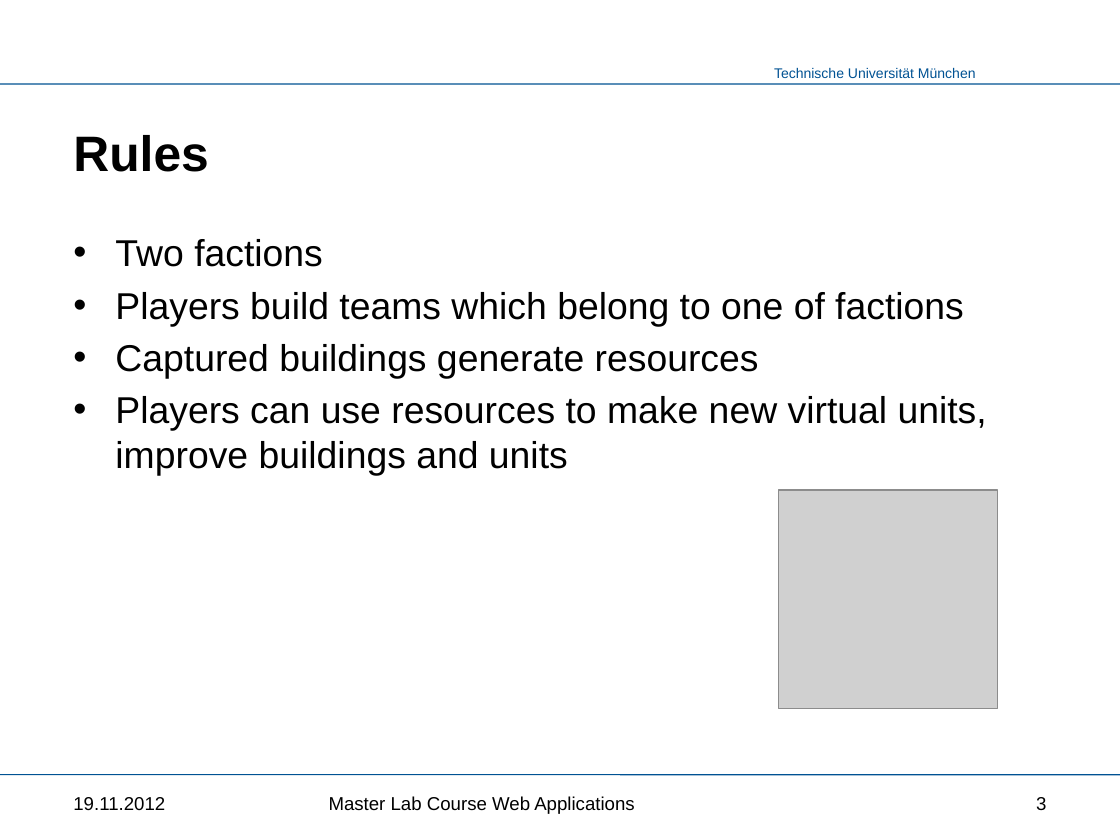
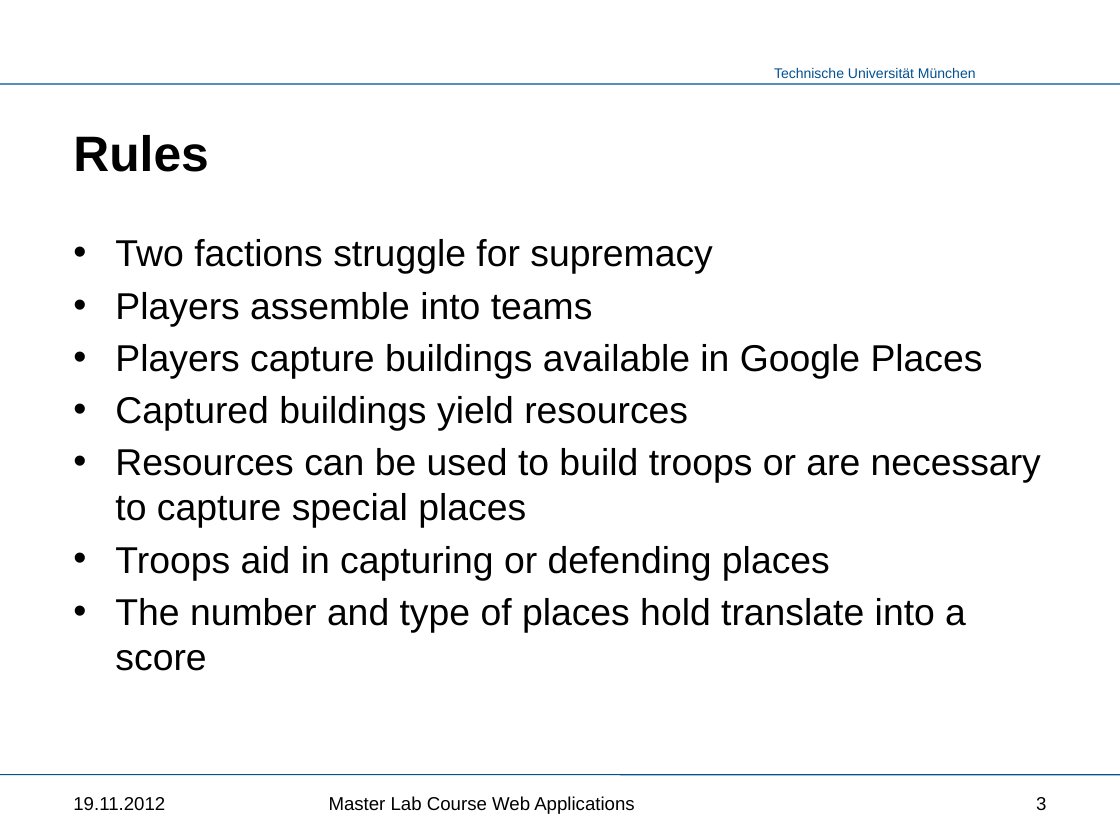
Before and after one commit to kneczaj/pi-puppids, a slide deck: slide 3 of docs/group4_project_presentation.pptx. Drawn at 1120x840 pixels with LibreOffice and Linux fonts; fonts in the diff are those of the drawing; grey boxes stand for pictures; background and template pictures are left out. Boxes give left, top, right and bottom in pixels: in the first picture for what was removed or moved away, otherwise in the second. Text is boxed around its words. In the diff, an @@ line names an element or a change of style, - is before the commit and + after.

```diff
--- a/docs/group4_project_presentation.pptx
+++ b/docs/group4_project_presentation.pptx
@@ text at <box>115,239,1041,671</box>: text changed @@
-• Two factions
-• Players build teams which belong to one of factions
-• Captured buildings generate resources
-• Players can use resources to make new virtual units, improve buildings and units
+• Two factions struggle for supremacy
+• Players assemble into teams
+• Players capture buildings available in Google Places
+• Captured buildings yield resources
+• Resources can be used to build troops or are necessary to capture special places
+• Troops aid in capturing or defending places
+• The number and type of places hold translate into a score
@@ picture removed at <box>778,491,997,709</box> @@
```
Also in this commit, not shown: 5 other slides changed, 2 slides added.
